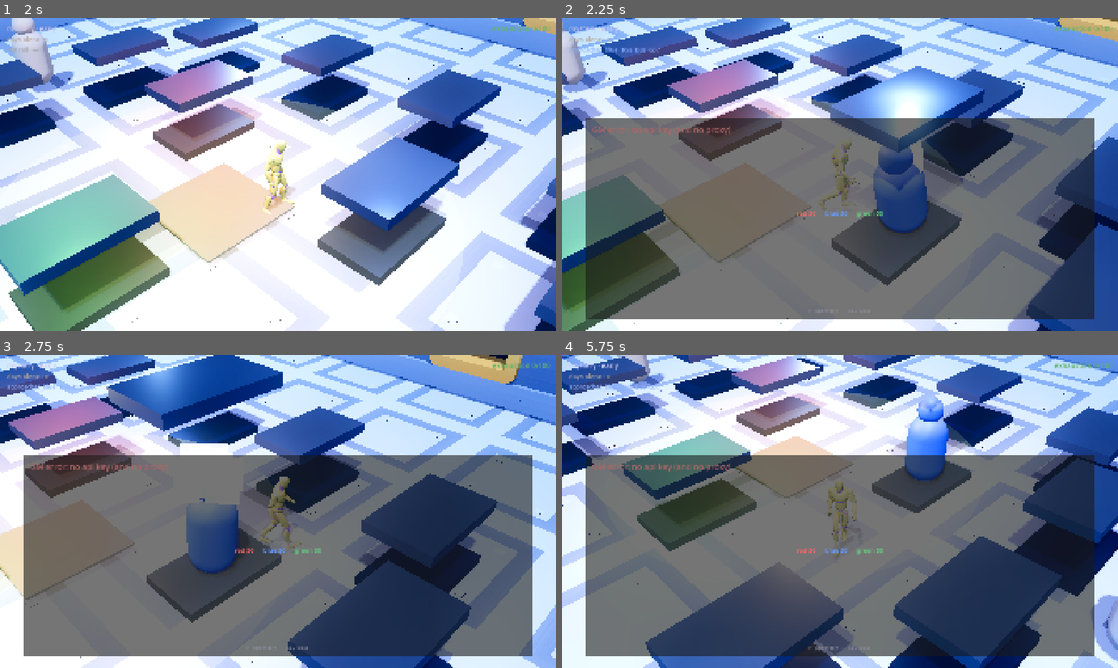
Above: before the commit, frames 1-4 (two rows, left to right).
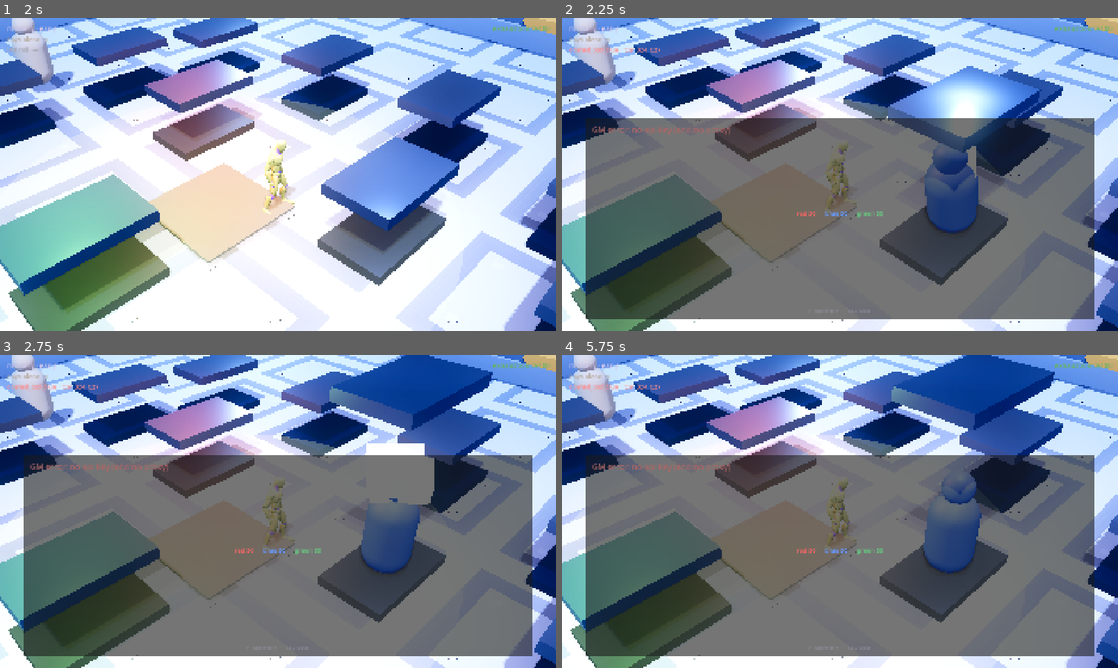
Above: after the commit, the same moments.

Repository: gokselozgur5/goske
Game: Godot game, scene res://scenes/title.tscn
Two runs of this game, one before a commit and one after it. Both use one fixed random seed, a clock stepped at 60 frames per second and the inputs below.
Inputs (mouse positions are in pixels of both pictures, inside the frame that each line leads up to):
- Up to frame 1 (2 s): tap Enter (ui_accept) at 0.5, 0.77 s; move the mouse to (400, 158) at 0.52 s; hold Right (ui_right) 0.53-1.25 s; tap Space (dash, bound only after the commit) at 0.6 s; click (400, 158) at 0.67 s; drag from (166, 190) to (250, 237) at 1.27 s
- Up to frame 2 (2.25 s): tap Enter (ui_accept) at 2 s; move the mouse to (895, 105) at 2.02 s; hold Right (ui_right) from 2.03 s (still down); tap Tab at 2.1 s
- Up to frame 3 (2.75 s): keep holding Right (ui_right); tap Space (dash, bound only after the commit) at 2.3 s
- Up to frame 4 (5.75 s): release Right (ui_right) at 2.75 s; drag from (812, 574) to (673, 464) at 2.77 s; move the mouse to (1006, 558) at 3.52 s; hold Left (ui_left) 3.53-4.25 s; tap Shift at 3.6 s; tap Enter (ui_accept) at 3.77, 5 s; tap Space (dash, bound only after the commit) at 3.8, 5.3 s; drag from (673, 464) to (756, 433) at 4.27 s; move the mouse to (867, 511) at 5.02 s; hold Down (ui_down) from 5.03 s (still down); tap Alt at 5.1 s; click (867, 511) at 5.17 s

Frame 1 is identical in both runs. In frame 2, 56% of the frame differs, in the area x 0-100%, y 0-100%; in frame 3, 69%; in frame 4, 73%.

Commit message:
player: dash on Space + freeze during conversation and opening narration
- Dash mechanic: Space triggers a 0.18s, 22u/s dash in the input direction
  (or facing direction if idle). 0.7s cooldown.
- Movement freeze when conversation_ui is open (was: only when typing).
- Movement freeze during opening narration via opening_subtitle group flag.
- Input map: WASD added alongside arrow keys; Space rebound from interact
  to dash; interact is now E-only.

Co-Authored-By: Claude Opus 4.7 (1M context) <noreply@anthropic.com>

Diff:
--- a/project.godot
+++ b/project.godot
@@ -30,6 +30,43 @@
 
 enabled=PackedStringArray("res://addons/godotiq/plugin.cfg")
 
+[input]
+
+ui_left={
+"deadzone": 0.5,
+"events": [Object(InputEventKey,"resource_local_to_scene":false,"resource_name":"","device":-1,"window_id":0,"alt_pressed":false,"shift_pressed":false,"ctrl_pressed":false,"meta_pressed":false,"pressed":false,"keycode":4194319,"physical_keycode":0,"key_label":0,"unicode":0,"location":0,"echo":false,"script":null)
+, Object(InputEventKey,"resource_local_to_scene":false,"resource_name":"","device":-1,"window_id":0,"alt_pressed":false,"shift_pressed":false,"ctrl_pressed":false,"meta_pressed":false,"pressed":false,"keycode":65,"physical_keycode":0,"key_label":0,"unicode":97,"location":0,"echo":false,"script":null)
+]
+}
+ui_right={
+"deadzone": 0.5,
+"events": [Object(InputEventKey,"resource_local_to_scene":false,"resource_name":"","device":-1,"window_id":0,"alt_pressed":false,"shift_pressed":false,"ctrl_pressed":false,"meta_pressed":false,"pressed":false,"keycode":4194321,"physical_keycode":0,"key_label":0,"unicode":0,"location":0,"echo":false,"script":null)
+, Object(InputEventKey,"resource_local_to_scene":false,"resource_name":"","device":-1,"window_id":0,"alt_pressed":false,"shift_pressed":false,"ctrl_pressed":false,"meta_pressed":false,"pressed":false,"keycode":68,"physical_keycode":0,"key_label":0,"unicode":100,"location":0,"echo":false,"script":null)
+]
+}
+ui_up={
+"deadzone": 0.5,
+"events": [Object(InputEventKey,"resource_local_to_scene":false,"resource_name":"","device":-1,"window_id":0,"alt_pressed":false,"shift_pressed":false,"ctrl_pressed":false,"meta_pressed":false,"pressed":false,"keycode":4194320,"physical_keycode":0,"key_label":0,"unicode":0,"location":0,"echo":false,"script":null)
+, Object(InputEventKey,"resource_local_to_scene":false,"resource_name":"","device":-1,"window_id":0,"alt_pressed":false,"shift_pressed":false,"ctrl_pressed":false,"meta_pressed":false,"pressed":false,"keycode":87,"physical_keycode":0,"key_label":0,"unicode":119,"location":0,"echo":false,"script":null)
+]
+}
+ui_down={
+"deadzone": 0.5,
+"events": [Object(InputEventKey,"resource_local_to_scene":false,"resource_name":"","device":-1,"window_id":0,"alt_pressed":false,"shift_pressed":false,"ctrl_pressed":false,"meta_pressed":false,"pressed":false,"keycode":4194322,"physical_keycode":0,"key_label":0,"unicode":0,"location":0,"echo":false,"script":null)
+, Object(InputEventKey,"resource_local_to_scene":false,"resource_name":"","device":-1,"window_id":0,"alt_pressed":false,"shift_pressed":false,"ctrl_pressed":false,"meta_pressed":false,"pressed":false,"keycode":83,"physical_keycode":0,"key_label":0,"unicode":115,"location":0,"echo":false,"script":null)
+]
+}
+dash={
+"deadzone": 0.5,
+"events": [Object(InputEventKey,"resource_local_to_scene":false,"resource_name":"","device":-1,"window_id":0,"alt_pressed":false,"shift_pressed":false,"ctrl_pressed":false,"meta_pressed":false,"pressed":false,"keycode":32,"physical_keycode":0,"key_label":0,"unicode":32,"location":0,"echo":false,"script":null)
+]
+}
+interact={
+"deadzone": 0.5,
+"events": [Object(InputEventKey,"resource_local_to_scene":false,"resource_name":"","device":-1,"window_id":0,"alt_pressed":false,"shift_pressed":false,"ctrl_pressed":false,"meta_pressed":false,"pressed":false,"keycode":69,"physical_keycode":0,"key_label":0,"unicode":101,"location":0,"echo":false,"script":null)
+]
+}
+
 [physics]
 
 3d/physics_engine="Jolt Physics"
--- a/scripts/player.gd
+++ b/scripts/player.gd
@@ -3,6 +3,13 @@
 const SPEED := 5.0
 const GRAVITY := 9.8
 const COMFORT_RADIUS := 5.0
+const DASH_SPEED := 22.0
+const DASH_DURATION := 0.18
+const DASH_COOLDOWN := 0.7
+
+var _dash_timer: float = 0.0
+var _dash_cooldown_timer: float = 0.0
+var _dash_dir: Vector3 = Vector3.ZERO
 
 @export var goske_mat: StandardMaterial3D
 @export var black_mat: StandardMaterial3D
@@ -85,13 +92,18 @@
 	# Conversation open: only freeze if the input field has focus
 	# (otherwise the player can roam while alters speak through bubbles).
 	var convo := get_tree().get_first_node_in_group("conversation_ui")
-	var typing: bool = false
 	if convo and convo.is_open():
-		var input_line: LineEdit = convo.input_line
-		typing = input_line != null and input_line.has_focus()
-	if typing:
 		velocity = Vector3.ZERO
 		move_and_slide()
+		_play_anim(ANIM_IDLE)
+		_update_camera()
+		return
+	var subtitle := get_tree().get_first_node_in_group("opening_subtitle")
+	if subtitle and subtitle._active:
+		velocity = Vector3.ZERO
+		move_and_slide()
+		_play_anim(ANIM_IDLE)
+		_update_camera()
 		return
 	# Slow exhaustion recovery while idle (and not typing)
 	if gs:
@@ -99,13 +111,25 @@
 
 	var input_dir := Input.get_vector("ui_left", "ui_right", "ui_up", "ui_down")
 	var direction := Vector3(input_dir.x, 0, input_dir.y)
-	# Iso camera is at (6,6,6) → world axes are 45° off screen axes.
-	# Rotate input so W maps to "screen up" = world -X-Z direction.
 	direction = direction.rotated(Vector3.UP, deg_to_rad(45))
 	direction = direction.normalized()
 
-	velocity.x = direction.x * SPEED
-	velocity.z = direction.z * SPEED
+	# Dash timers
+	_dash_cooldown_timer = max(0.0, _dash_cooldown_timer - delta)
+	if _dash_timer > 0.0:
+		_dash_timer -= delta
+		velocity.x = _dash_dir.x * DASH_SPEED
+		velocity.z = _dash_dir.z * DASH_SPEED
+	else:
+		velocity.x = direction.x * SPEED
+		velocity.z = direction.z * SPEED
+
+	# Trigger dash on Space — use last move dir, fall back to facing dir
+	if Input.is_action_just_pressed("dash") and _dash_cooldown_timer <= 0.0:
+		var d := direction if direction.length_squared() > 0.01 else Vector3(sin(rotation.y), 0, cos(rotation.y))
+		_dash_dir = d.normalized()
+		_dash_timer = DASH_DURATION
+		_dash_cooldown_timer = DASH_COOLDOWN
 
 	if not is_on_floor():
 		velocity.y -= GRAVITY * delta
